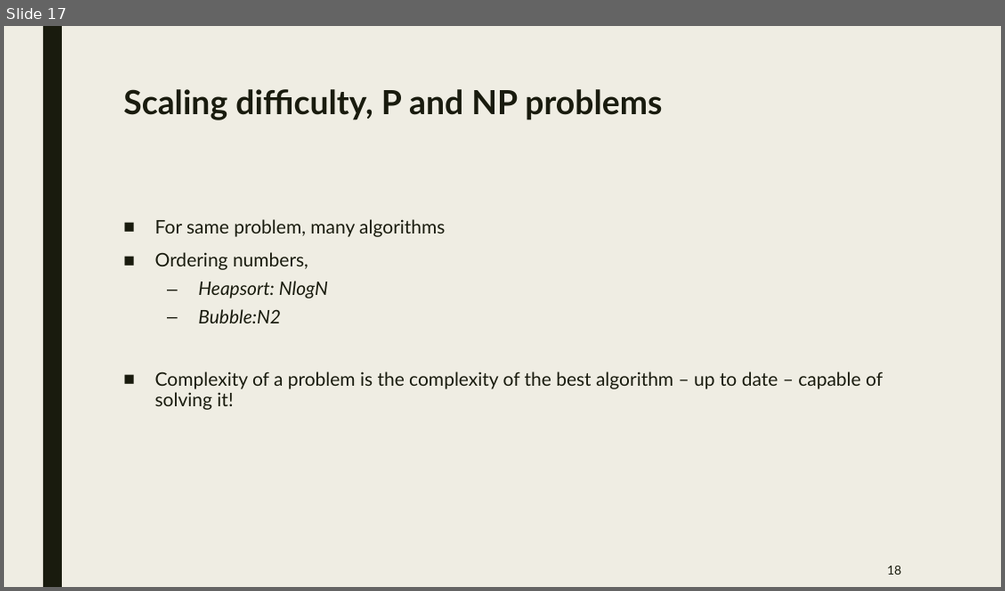
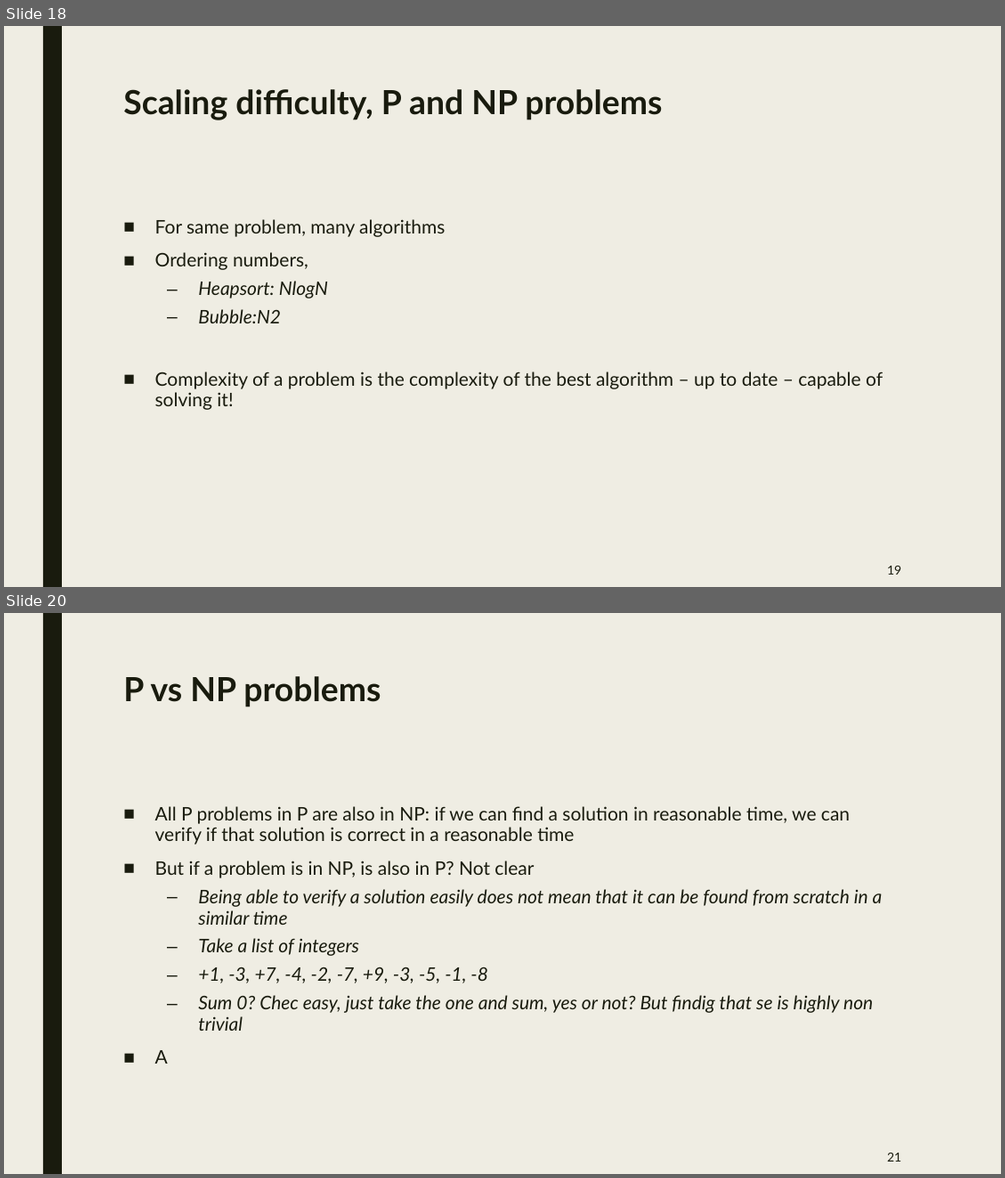
Before and after one commit to jurtasun/presentations, a slide deck: 202306_LMS_Complexity/202306_LMS_Complexity.ppt. Shown one above the other, each under a label of ours: slide 17 before the commit, slides 18 and 20 after it; the slides between them are not shown. The pictures are 1005x591 and 1005x1178 pixels, drawn with LibreOffice and Linux fonts; fonts in the diff are those of the drawing. Boxes give left, top, right and bottom in pixels: in the first picture for what was removed or moved away, otherwise in the second. Text is boxed around its words. In the diff, an @@ line names an element or a change of style, - is before the commit and + after.

```diff
--- a/202306_LMS_Complexity/202306_LMS_Complexity.ppt
+++ b/202306_LMS_Complexity/202306_LMS_Complexity.ppt
@@ slide 20 added at (4, 613, 1001, 1174), background #EFEDE3; not listed: 1 template element that a slide beside it also shows @@
@@ title added at (123, 676, 380, 707), 32 pt, text #191B0E, bold @@
+P vs NP problems
@@ text added at (155, 806, 882, 1063), 18 pt, text #191B0E, italic @@
+■ All P problems in P are also in NP: if we can find a solution in reasonable time, we can verify if that solution is correct in a reasonable time
+■ But if a problem is in NP, is also in P? Not clear
+  – Being able to verify a solution easily does not mean that it can be found from scratch in a similar time
+  – Take a list of integers
+  – +1, -3, +7, -4, -2, -7, +9, -3, -5, -1, -8
+  – Sum 0? Chec easy, just take the one and sum, yes or not? But findig that se is highly non trivial
+■ A
@@ page number added at (887, 1152, 901, 1161), 12 pt, text #191B0E @@
+21
@@ what was slide 17 is now slide 18 @@
@@ page number at (887, 565, 901, 574): text changed @@
-18
+19
```
Also in this commit, not shown: 2 slides changed, 13 other slides added, 4 slides removed, 1 other file.
